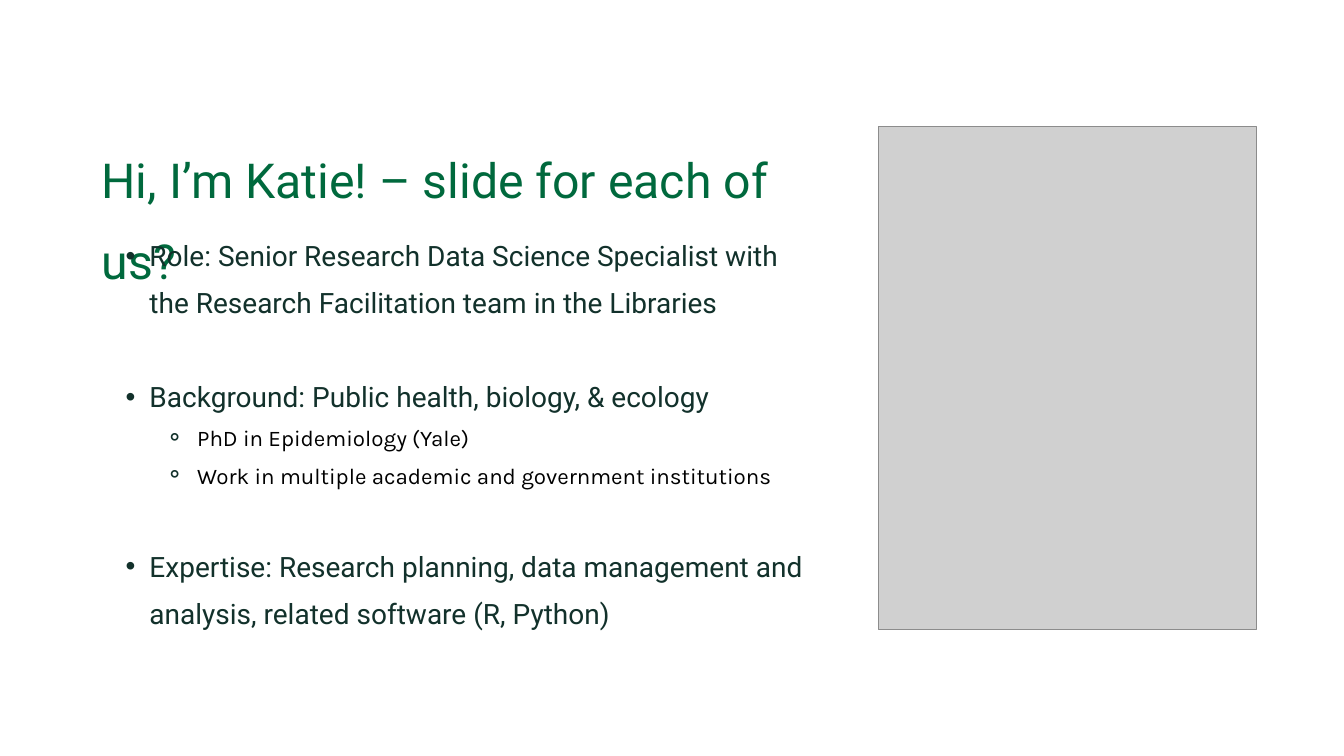
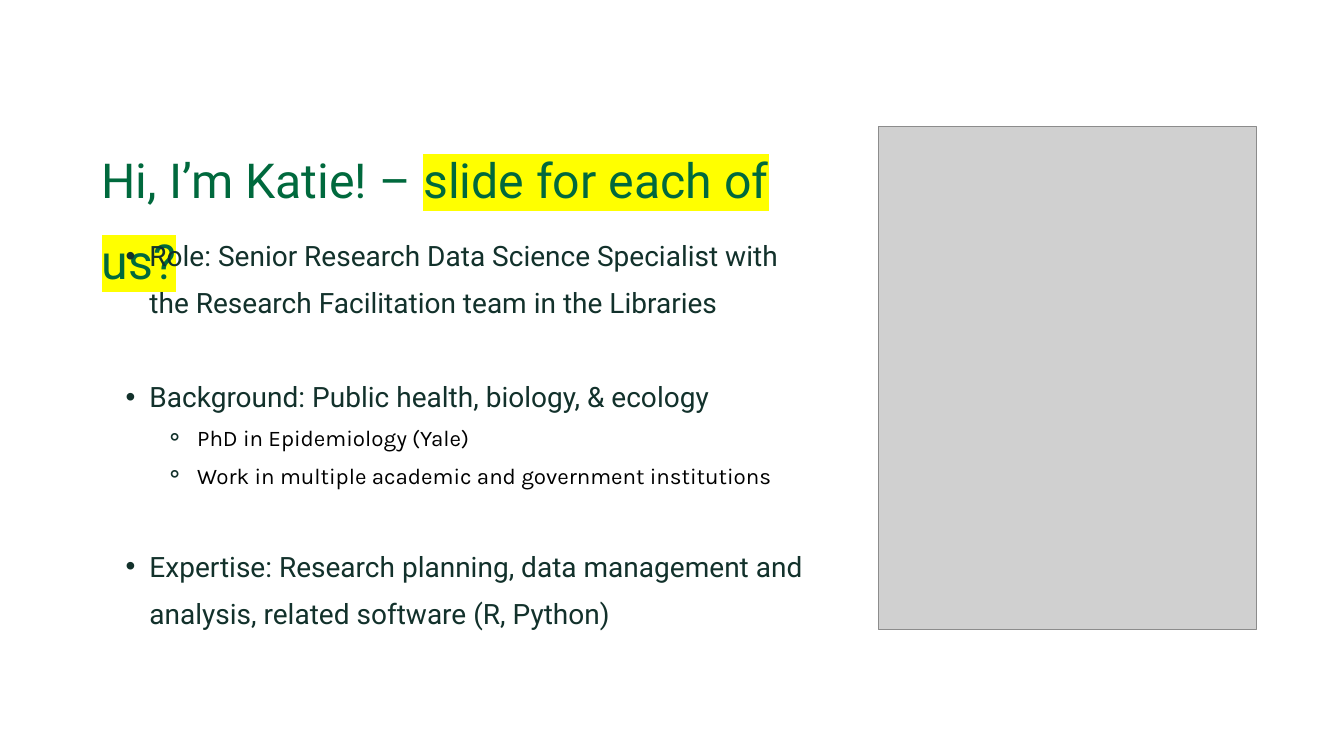
Before and after one commit to Dartmouth-Libraries/r-wrangle-viz_ws, a slide deck: slide 5 of slides/R_Data_Wrangling_and_Visualization.pptx (slide 6 before the commit). Drawn at 1344x756 pixels with LibreOffice and Linux fonts; fonts in the diff are those of the drawing; grey boxes stand for pictures; background and template pictures are left out. Boxes give left, top, right and bottom in pixels: in the first picture for what was removed or moved away, otherwise in the second. Text is boxed around its words. In the diff, an @@ line names an element or a change of style, - is before the commit and + after.

```diff
--- a/slides/R_Data_Wrangling_and_Visualization.pptx
+++ b/slides/R_Data_Wrangling_and_Visualization.pptx
@@ text "Hi, I’m Katie! – slide ..." at bbox=[102, 161, 768, 280]: highlight none to #FFFF00 in "slide for each of us?" @@
```
Also in this commit, not shown: 1 other slide changed, 2 slides added, 6 slides removed, 2 other files.
